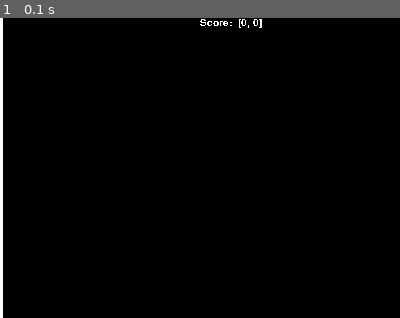
Above: before the commit, frame 1.
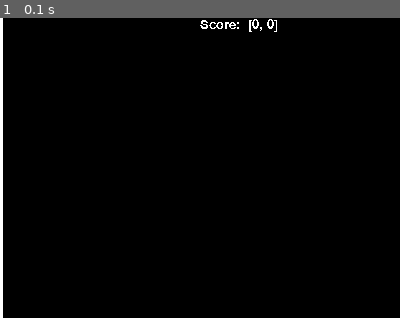
Above: after the commit, the same moment.

Repository: littlebylittle/DuDupyGamePong
Game: pygame game, started from main.py
Same seed, same stepped clock (60 frames per second), same inputs: the game is played once before the commit and once after it. The source is Python 2; it was converted automatically to run under Python 3.
Inputs:
- Up to frame 1 (0.1 s): no input
The pictures show only the part of the screen within x 50-100%, y 0-50%; the shares and areas given below are measured in that part.

The runs differ from the first frame. In frame 1, 0.3% of the frame differs, in the area x 50-70%, y 0-5%.

Commit message:
fixed gamepong file -> convert dynamic methods to static

Diff:
--- a/gamepong/gamepong.py
+++ b/gamepong/gamepong.py
@@ -3,6 +3,10 @@
 #  * Date: 2/27/13
 #  * Time: 11:05 AM
 #  =============================
+if __name__ == '__main__':
+    exit("Its package file! Start with main.py")
+
+
 import pygame
 from . ball import Ball
 from . pinplatform import Pin
@@ -10,13 +14,20 @@
 
 class GameCycle():
     time_period = 120
+    colors = dict()
+    colors['red'] = [0xff, 0, 0]
+    colors['green'] = [0, 0xff, 0]
+    colors['blue'] = [0, 0, 0xff]
+    colors['white'] = [0xff, 0xff, 0xff]
+    colors['black'] = [0, 0, 0]
 
     def main_loop(self):
 
-        def _event_handler(self, event_list):
+        def _event_handler():
+            event_list = pygame.event.get()
             for event in event_list:
                 if event.type == pygame.QUIT:
-                    self.game_finish = True
+                    self.is_game_finish = True
 
                 if event.type == pygame.KEYDOWN:
                     if event.key == pygame.K_KP_PLUS:
@@ -39,19 +50,18 @@
                         self.left_pin.set_y_move(0)
                     if event.key == pygame.K_UP:
                         self.left_pin.set_y_move(0)
-            pass
 
         pygame.mixer.music.load('gamepong/sounds/example.mp3')
         pygame.mixer.music.set_volume(.2)
         pygame.mixer.music.play(-1,)
-        while self.game_finish is False:
-            _event_handler(self, pygame.event.get())
+        while self.is_game_finish is False:
+            _event_handler()
             self.render()
 
             self.clock.tick(GameCycle.time_period)
             self.ball.move()
             self.left_pin.move()
-            pass
+
         pygame.mixer.music.stop()
         pygame.quit()
 
@@ -62,7 +72,7 @@
         else:
             self.size = resolution
         self.game_score = [0, 0]
-        self.game_finish = False
+        self.is_game_finish = False
 
         self.clock = pygame.time.Clock()
         self.screen = pygame.display.set_mode(self.size)
@@ -79,32 +89,19 @@
         pygame.mouse.set_visible(False)
 
     def render(self):
-        colors = dict()
-        colors['red'] = [0xff, 0, 0]
-        colors['green'] = [0, 0xff, 0]
-        colors['blue'] = [0, 0, 0xff]
-        colors['white'] = [0xff, 0xff, 0xff]
-        colors['black'] = [0, 0, 0]
-
-        self.screen.fill(colors['black'])
-
+        self.screen.fill(GameCycle.colors['black'])
         self.displayed_sprites.draw(self.screen)
 
         max_x, max_y = self.screen.get_size()
         middle_line_begin = [max_x // 2, 0]
         middle_line_end = [max_x // 2, max_y]
 
-        font = pygame.font.Font(None, 15)
+        font = pygame.font.Font(None, 19)
         font.set_bold(False)
-        text = font.render("Score:  " + str(self.game_score), False, colors['white'])
+        text = font.render("Score:  " + str(self.game_score), False,
+                           GameCycle.colors['white'])
         self.screen.blit(text, [max_x * 0.75, 0])
 
-        pygame.draw.line(self.screen, colors['white'],
+        pygame.draw.line(self.screen, GameCycle.colors['white'],
                          middle_line_begin, middle_line_end, 5)
         pygame.display.flip()
-
-
-if __name__ == '__main__':
-    game = GameCycle()
-    game.main_loop()
-    pass
